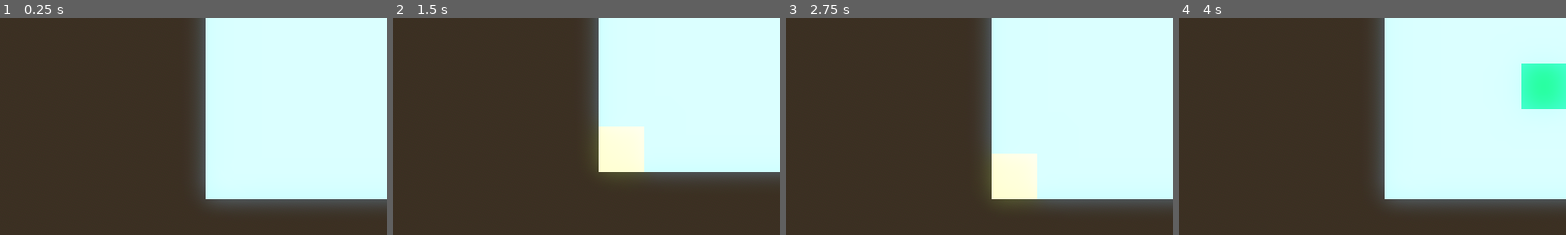
Above: before the commit, frames 1-4 (left to right).
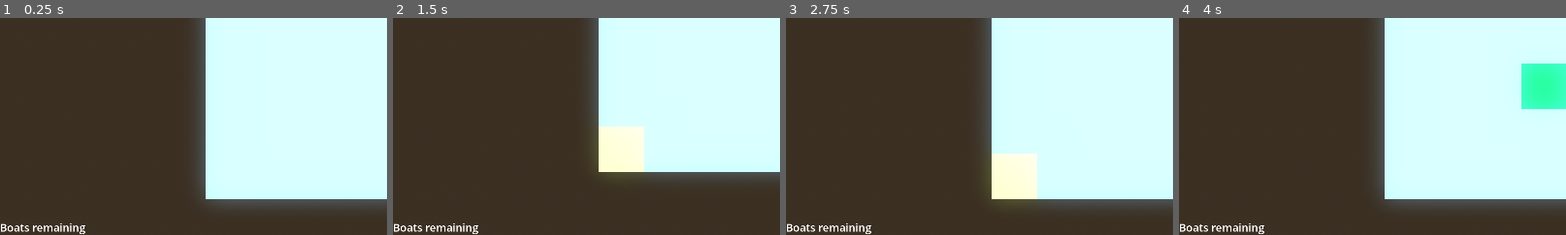
Above: after the commit, the same moments.

Repository: Qwenty228/netcentric
Game: Godot game, scene res://base_level.tscn
Same seed, same stepped clock (60 frames per second), same inputs: the game is played once before the commit and once after it.
Inputs (mouse positions are % of the whole screen's width and height, from its top left):
- Up to frame 1 (0.25 s): no input
- Up to frame 2 (1.5 s): tap Enter (switch_board) at 0.5 s; move the mouse to (72, 45) at 0.52 s; tap E (attack) at 0.6 s; move the mouse to (30, 55) at 1.27 s; tap 1 (boat1) at 1.35 s
- Up to frame 3 (2.75 s): tap Space at 2 s; move the mouse to (60, 28) at 2.02 s; tap 4 (boat4) at 2.1 s
- Up to frame 4 (4 s): tap Enter (switch_board) at 2.75 s; move the mouse to (45, 70) at 2.77 s; tap B (build) at 2.85 s; move the mouse to (80, 65) at 3.52 s; click (80, 65) at 3.6 s
The pictures show only the part of the screen within x 0-50%, y 50-100%; the shares and areas given below are measured in that part.

The runs differ from the first frame. In frame 1, 0.4% of the frame differs, in the area x 0-23%, y 94-100%; in frame 2, 0.4%; in frame 3, 0.4%; in frame 4, 0.4%.

Commit message:
Ship sink

Diff:
--- a/Boats/boat_4.gd
+++ b/Boats/boat_4.gd
@@ -3,3 +3,4 @@
 @export var units: int = 4
 @export var boat_rotation: float
 var tiles_position: Array[Vector3]
+var hits: Array[bool]
--- a/Boats/small_boat.gd
+++ b/Boats/small_boat.gd
@@ -3,3 +3,4 @@
 @export var units: int = 1
 @export var boat_rotation: float
 var tiles_position: Array[Vector3]
+var hits: Array[bool]
--- a/base_level.gd
+++ b/base_level.gd
@@ -77,3 +77,9 @@
 
 func _on_quit_button_pressed() -> void:
 	get_tree().quit()
+
+func _on_ship_sunk(is_player) -> void:
+	if is_player:
+		player_ships = 1
+	else:
+		opp_ships = 1
--- a/base_level.tscn
+++ b/base_level.tscn
@@ -193,7 +193,7 @@
 [node name="BoatManager" parent="OppBoard" instance=ExtResource("4_dxq0f")]
 
 [node name="RayPickerCamera" parent="." node_paths=PackedStringArray("grid_map") instance=ExtResource("1_o0cxu")]
-transform = Transform3D(-1, -8.74228e-08, 0, -3.82137e-15, 4.37114e-08, 1, -8.74228e-08, 1, -4.37114e-08, 0, 25, 0.02)
+transform = Transform3D(-1, -1.50996e-07, -6.60024e-15, 0, -4.37114e-08, 1, -1.50996e-07, 1, 4.37114e-08, 0, 25, 0.02)
 grid_map = NodePath("../PlayerBoard/GridMap")
 
 [node name="MenuScreen" type="Control" parent="."]
@@ -245,6 +245,7 @@
 label_settings = SubResource("LabelSettings_4yaae")
 
 [node name="EndScreen" type="CenterContainer" parent="MenuScreen"]
+visible = false
 layout_mode = 1
 anchors_preset = 15
 anchor_right = 1.0
@@ -302,6 +303,17 @@
 text = "View mode"
 label_settings = SubResource("LabelSettings_alx3a")
 
+[node name="BoatsLabel" type="Label" parent="MenuScreen"]
+layout_mode = 1
+anchors_preset = 2
+anchor_top = 1.0
+anchor_bottom = 1.0
+offset_top = -45.0
+offset_right = 170.0
+grow_vertical = 0
+text = "Boats remaining"
+label_settings = SubResource("LabelSettings_alx3a")
+
 [node name="AnimationPlayer" type="AnimationPlayer" parent="."]
 libraries = {
 "": SubResource("AnimationLibrary_mdmkk")
@@ -309,5 +321,9 @@
 
 [connection signal="opp_hit" from="PlayerBoard/GridMap" to="." method="_on_opp_hit"]
 [connection signal="player_hit" from="PlayerBoard/GridMap" to="." method="_on_player_hit"]
+[connection signal="sunk" from="PlayerBoard/GridMap" to="." method="_on_ship_sunk"]
+[connection signal="ship_sunk" from="PlayerBoard/BoatManager" to="PlayerBoard/GridMap" method="_on_ship_sunk"]
 [connection signal="opp_hit" from="OppBoard/OppMap" to="." method="_on_opp_hit"]
+[connection signal="sunk" from="OppBoard/OppMap" to="." method="_on_ship_sunk"]
+[connection signal="ship_sunk" from="OppBoard/BoatManager" to="." method="_on_ship_sunk"]
 [connection signal="pressed" from="MenuScreen/EndScreen/VBoxContainer/QuitButton" to="." method="_on_quit_button_pressed"]
--- a/boat_manager.gd
+++ b/boat_manager.gd
@@ -1,4 +1,5 @@
 extends Node3D
+signal ship_sunk
 
 @export var boat_1: PackedScene
 @export var boat_4: PackedScene
@@ -50,3 +51,18 @@
 			if tile_position == boat_position:
 				return child
 	return null
+
+func hit(boat_position: Vector3) -> void:
+	var boat = find_boat(boat_position)
+	#tag hit
+	for i in range(boat.tiles_position):
+		if boat.tile_position[i] == boat_position:
+			boat.hit[i] = true
+	#check if sunk
+	var sunk = true
+	for hit in boat.hits:
+		if !hit:
+			sunk = false
+			break
+	if sunk:
+		sunk.emit()
--- a/grid_map.gd
+++ b/grid_map.gd
@@ -1,6 +1,7 @@
 extends GridMap
 signal player_hit
 signal opp_hit
+signal sunk(is_player)
 
 @export var is_player: bool
 
@@ -12,3 +13,7 @@
 			player_hit.emit()
 		else:
 			opp_hit.emit()
+
+
+func _on_ship_sunk() -> void:
+	sunk.emit(is_player)
